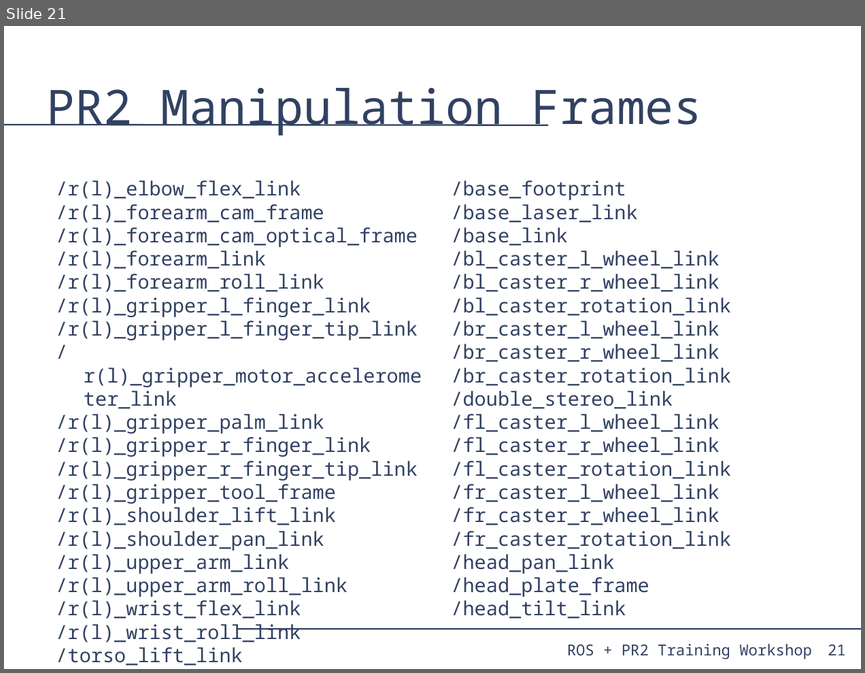
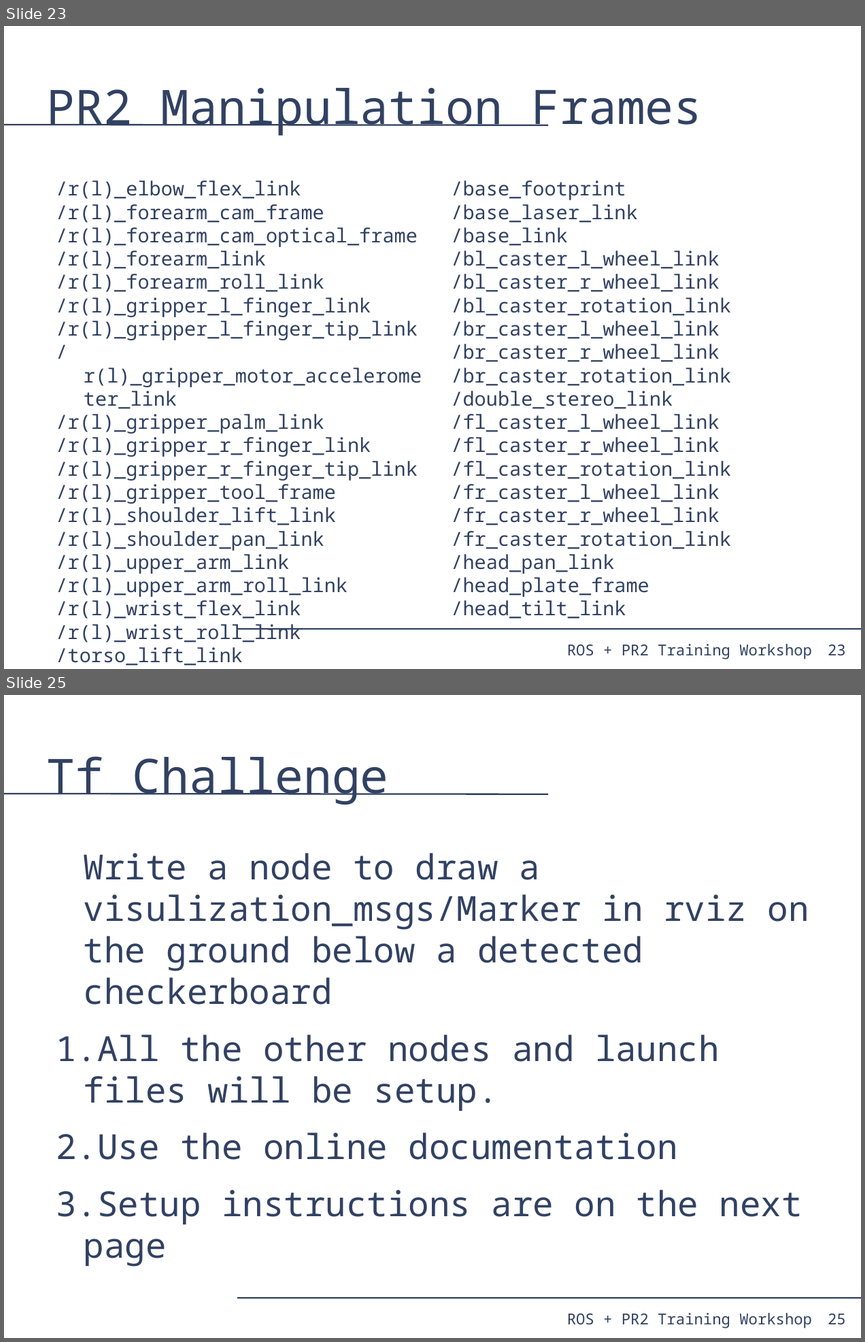
Before and after one commit to PR2/pr2_docs, a slide deck: pr2_training_workshop/tf/tf_training.odp. Shown one above the other, each under a label of ours: slide 21 before the commit, slides 23 and 25 after it; the slides between them are not shown. The pictures are 865x673 and 865x1342 pixels, drawn with LibreOffice and Linux fonts; fonts in the diff are those of the drawing. Boxes give left, top, right and bottom in pixels: in the first picture for what was removed or moved away, otherwise in the second. Text is boxed around its words. In the diff, an @@ line names an element or a change of style, - is before the commit and + after.

```diff
--- a/pr2_training_workshop/tf/tf_training.odp
+++ b/pr2_training_workshop/tf/tf_training.odp
@@ slide 25 added at [4,695,861,1338], background #FFFFFF; not listed: 4 template elements that a slide beside it also shows @@
@@ title added at [47,756,389,804], 44 pt, text #314162 @@
+Tf Challenge
@@ text added at [56,853,809,1266], 32 pt, text #314162 @@
+Write a node to draw a visulization_msgs/Marker in rviz on the ground below a detected checkerboard
+1. All the other nodes and launch files will be setup.
+2. Use the online documentation
+3. Setup instructions are on the next page
@@ what was slide 21 is now slide 23 @@
@@ page number at [827,644,846,655]: text changed @@
-21
+23
```
Also in this commit, not shown: 8 slides changed, 5 other slides added, 14 slides removed, 1 other file.
